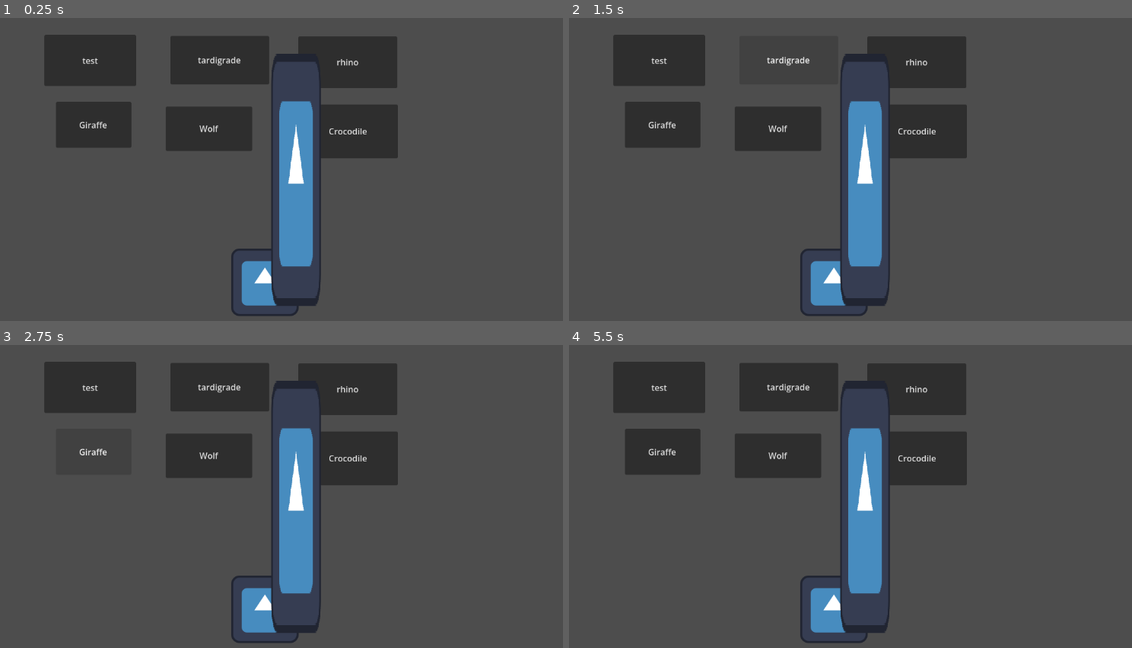
Above: before the commit, frames 1-4 (two rows, left to right).
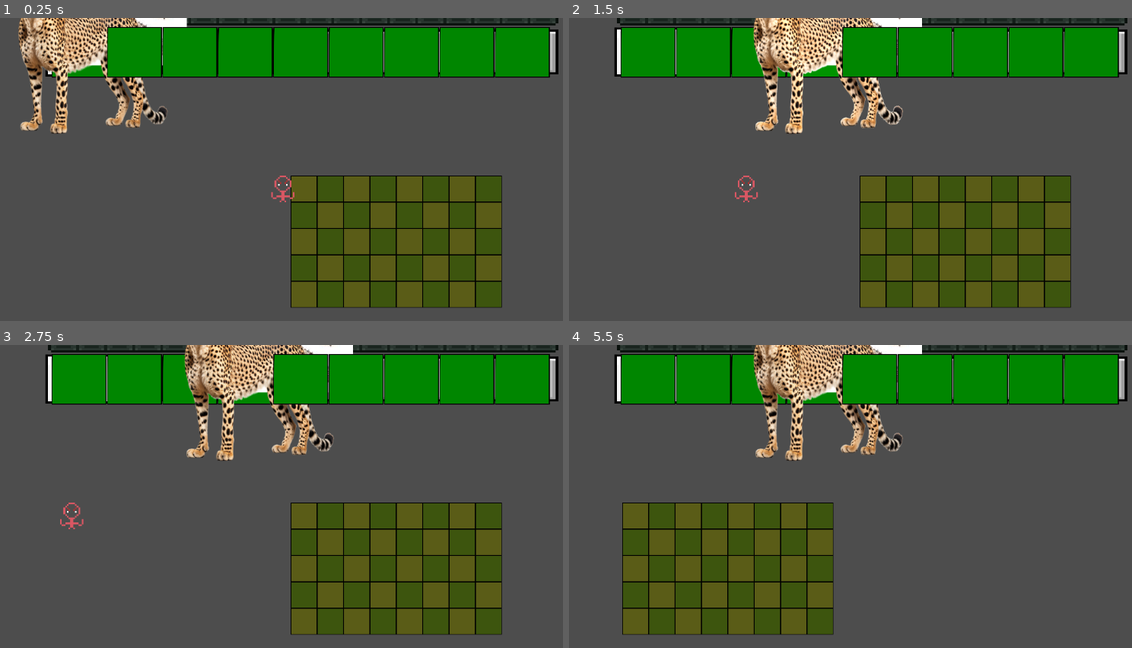
Above: after the commit, the same moments.

Repository: ClimbingWolf/Developing-Natural-Amalgams
Game: Godot game, scene res://main.tscn
Same seed, same stepped clock (60 frames per second), same inputs: the game is played once before the commit and once after it. Before the commit the project starts from res://Amalgam/amalgam_test.tscn. The engine's default icon, where the game draws it, is replaced by a stand-in: a white triangle on a blue panel in a dark square.
Inputs (mouse positions are in pixels of both pictures, inside the frame that each line leads up to):
- Up to frame 1 (0.25 s): no input
- Up to frame 2 (1.5 s): click (659, 60) at 0.5 s, where only the run before the commit has a clickable "test"; click (788, 60) at 1.25 s, where only the run before the commit has a clickable "tardigrade"
- Up to frame 3 (2.75 s): click (95, 451) at 2 s, where only the run before the commit has a clickable "Giraffe"
- Up to frame 4 (5.5 s): click (777, 457) at 2.75 s, where only the run before the commit has a clickable "Wolf"; click (918, 457) at 3.5 s, where only the run before the commit has a clickable "Crocodile"; click (918, 390) at 4.25 s, where only the run before the commit has a clickable "rhino"; move the mouse to (1008, 499) at 5.02 s; hold D (right) from 5.03 s (still down); click (1008, 499) at 5.1 s

The runs differ from the first frame. In frame 1, 47% of the frame differs, in the area x 3-100%, y 0-99%; in frame 2, 46%; in frame 3, 44%; in frame 4, 47%.

Commit message:
placement changes with enemies

Diff:
--- a/Amalgam/cheetah_body.tscn
+++ b/Amalgam/cheetah_body.tscn
@@ -1,14 +1,14 @@
 [gd_scene format=3 uid="uid://bdawqb80i4wdy"]
 
-[ext_resource type="Texture2D" uid="uid://ddr0uphlaa7nh" path="res://icon.svg" id="1_o4mlj"]
 [ext_resource type="Script" uid="uid://ctkbsnescmfnx" path="res://Amalgam/cheetah_body.gd" id="1_yrt2u"]
+[ext_resource type="Texture2D" uid="uid://dwetu1awxc0nt" path="res://sample-images/pngtree-hyper-realistic-a-cheetah-full-body-png-image_13546515.png" id="2_dtwd5"]
 
 [node name="Body" type="Node2D" unique_id=7729438]
 script = ExtResource("1_yrt2u")
 
 [node name="Icon" type="Sprite2D" parent="." unique_id=2098181349]
 position = Vector2(2, 1)
-texture = ExtResource("1_o4mlj")
+texture = ExtResource("2_dtwd5")
 
 [node name="HeadPos" type="Marker2D" parent="." unique_id=249309754]
 position = Vector2(69, -72)
--- a/Amalgam/creature.gd
+++ b/Amalgam/creature.gd
@@ -1,18 +1,27 @@
 extends Node
 
 class_name creature
-var body
-var head
+@export var defaultBody: PackedScene;
+@export var defaultHead: PackedScene;
+var body: Node2D
+var head: Node2D
+
+func _ready() -> void:
+	if(defaultBody!=null && defaultHead != null):
+		setupCreature(defaultBody.instantiate(), defaultHead.instantiate());
+
 
 func setBody(newBody):
 	if body:
 		body.queue_free()
 	body = newBody
+	add_child(body)
 
 func setHead(newHead):
 	if head:
 		head.queue_free()
 	head = newHead
+	add_child(head)
 
 func setupCreature(newbody, newhead):
 	setHead(newhead)
--- /dev/null
+++ b/Amalgam/creature.tscn
@@ -0,0 +1,6 @@
+[gd_scene format=3 uid="uid://dd2uqdwmgy5po"]
+
+[ext_resource type="Script" uid="uid://gvrwu7r4jmmr" path="res://Amalgam/creature.gd" id="1_kxvlq"]
+
+[node name="Creature" type="Node2D" unique_id=648550499]
+script = ExtResource("1_kxvlq")
--- a/Amalgam/crocodile_head.tscn
+++ b/Amalgam/crocodile_head.tscn
@@ -1,7 +1,7 @@
 [gd_scene format=3 uid="uid://c2no4n0our3vs"]
 
 [ext_resource type="Script" uid="uid://8ws6sdvm7ws4" path="res://Amalgam/crocodile_head.gd" id="1_1wcwr"]
-[ext_resource type="Texture2D" uid="uid://ddr0uphlaa7nh" path="res://icon.svg" id="2_u7wbh"]
+[ext_resource type="Texture2D" uid="uid://bdpx2fi67trif" path="res://sample-images/images (9).jpg" id="2_mk5lu"]
 
 [sub_resource type="RectangleShape2D" id="RectangleShape2D_00d32"]
 size = Vector2(161.875, 126.875)
@@ -12,7 +12,7 @@
 
 [node name="Icon" type="Sprite2D" parent="." unique_id=1965967158]
 position = Vector2(3, 2)
-texture = ExtResource("2_u7wbh")
+texture = ExtResource("2_mk5lu")
 
 [node name="ChompArea" type="Area2D" parent="." unique_id=1802048398]
 
--- a/fighting-ground/Tile/tile_prefab.gd
+++ b/fighting-ground/Tile/tile_prefab.gd
@@ -22,7 +22,7 @@
 		var dupe = HotbarClass.currentHold.duplicate()
 		HotbarClass.currentHoldChecker =false
 		dupe.name = "Amalgam"
-		dupe.get_node("AmalgamSprite").scale = Vector2(1,1) * $Sprite2D.texture.get_width()/dupe.get_node("AmalgamSprite").texture.get_width()
+		#dupe.scale = Vector2(1,1) * $Sprite2D.texture.get_width()/dupe.body.get_node("Icon").texture.get_width()
 		add_child(dupe)
 		HotbarClass.currentHold.queue_free()
 		HotbarClass.currentHold = Node2D.new();;
--- a/project.godot
+++ b/project.godot
@@ -11,7 +11,7 @@
 [application]
 
 config/name="DNA-Game"
-run/main_scene="uid://bmegiyam1urek"
+run/main_scene="uid://eecdrcl7vp7g"
 config/features=PackedStringArray("4.6", "Forward Plus")
 config/icon="res://icon.svg"
 
--- a/ui/hotbar.tscn
+++ b/ui/hotbar.tscn
@@ -3,7 +3,9 @@
 [ext_resource type="Texture2D" uid="uid://dmoxdrn13y1of" path="res://ui/hotbar.png" id="1_2m22k"]
 [ext_resource type="Script" uid="uid://ph1rv3mltyuf" path="res://ui/hotbar.gd" id="1_v0qo3"]
 [ext_resource type="PackedScene" uid="uid://c45plcsbw2b3c" path="res://ui/hotbar_spot.tscn" id="2_v0qo3"]
-[ext_resource type="PackedScene" uid="uid://dt6imu6aueg14" path="res://ui/amalgam.tscn" id="4_u3sb2"]
+[ext_resource type="PackedScene" uid="uid://dd2uqdwmgy5po" path="res://Amalgam/creature.tscn" id="4_hgl4l"]
+[ext_resource type="PackedScene" uid="uid://bdawqb80i4wdy" path="res://Amalgam/cheetah_body.tscn" id="5_on312"]
+[ext_resource type="PackedScene" uid="uid://c2no4n0our3vs" path="res://Amalgam/crocodile_head.tscn" id="6_m78bq"]
 
 [node name="Hotbar" type="Node2D" unique_id=645606188]
 script = ExtResource("1_v0qo3")
@@ -18,8 +20,10 @@
 [node name="HotbarSpot" parent="Hotbar nodes" unique_id=1938797358 instance=ExtResource("2_v0qo3")]
 position = Vector2(150, 65)
 
-[node name="Amalgam" parent="Hotbar nodes/HotbarSpot" unique_id=956380475 instance=ExtResource("4_u3sb2")]
-position = Vector2(456, 205)
+[node name="Amalgam" parent="Hotbar nodes/HotbarSpot" unique_id=893599688 instance=ExtResource("4_hgl4l")]
+position = Vector2(484, 294)
+defaultBody = ExtResource("5_on312")
+defaultHead = ExtResource("6_m78bq")
 
 [node name="HotbarSpot2" parent="Hotbar nodes" unique_id=1233071261 instance=ExtResource("2_v0qo3")]
 position = Vector2(255, 65)
@@ -39,9 +43,6 @@
 [node name="HotbarSpot7" parent="Hotbar nodes" unique_id=1596283127 instance=ExtResource("2_v0qo3")]
 position = Vector2(780, 65)
 
-[node name="Amalgam" parent="Hotbar nodes/HotbarSpot7" unique_id=380582630 instance=ExtResource("4_u3sb2")]
-position = Vector2(-780, -65)
-
 [node name="HotbarSpot8" parent="Hotbar nodes" unique_id=2146065888 instance=ExtResource("2_v0qo3")]
 position = Vector2(885, 65)
 
Binary file added: sample-images/images (9).jpg
Not shown, added: sample-images/images (9).jpg.import
Binary file added: sample-images/pngtree-hyper-realistic-a-cheetah-full-body-png-image_13546515.png
Not shown, added: sample-images/pngtree-hyper-realistic-a-cheetah-full-body-png-image_13546515.png.import
